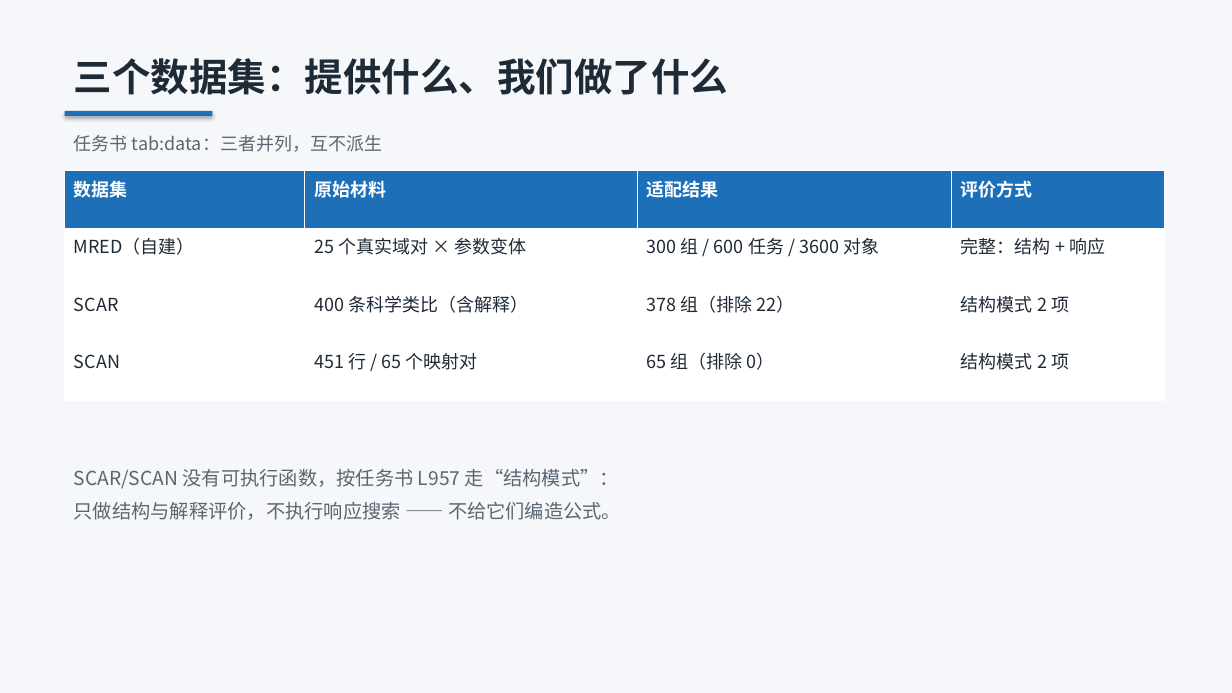
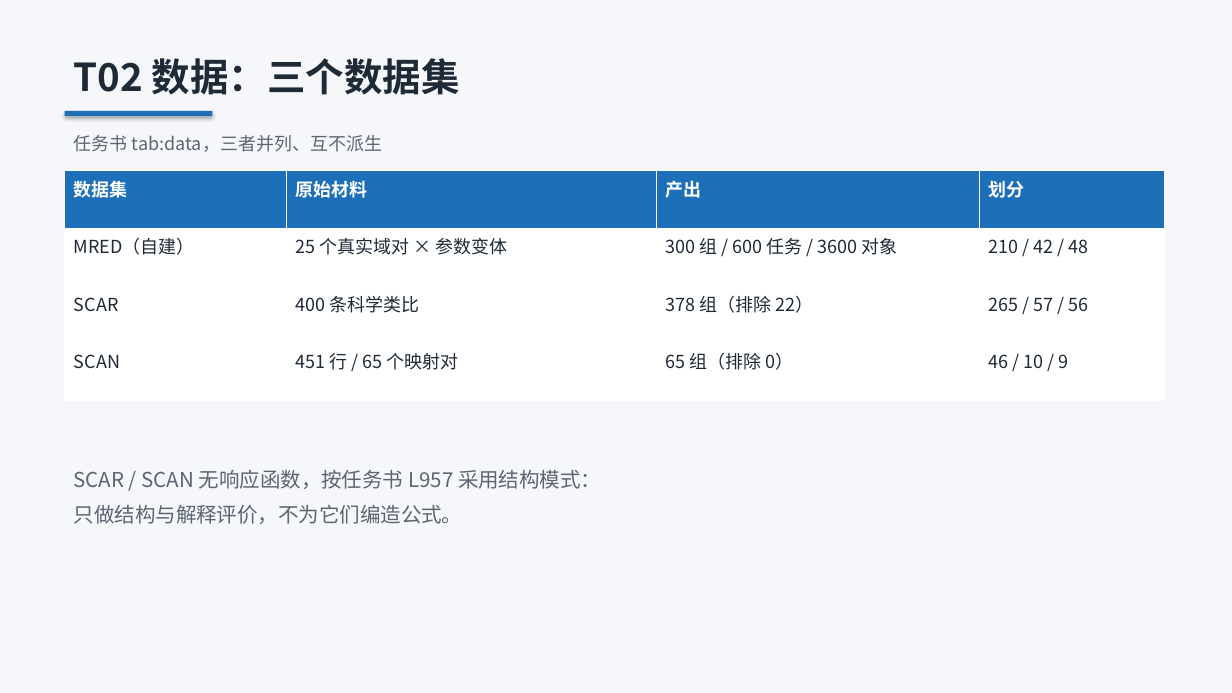
Before and after one commit to laoma9604-design/similar-learning, a slide deck: slide 4 of docs/TopoAdv-A角色工作汇报.pptx (slide 3 before the commit). Drawn at 1232x693 pixels with LibreOffice and Linux fonts; fonts in the diff are those of the drawing. Boxes give left, top, right and bottom in pixels: in the first picture for what was removed or moved away, otherwise in the second. Text is boxed around its words. In the diff, an @@ line names an element or a change of style, - is before the commit and + after.

Commit message:
汇报 PPT 精简为 8 页：只列已完成的工作
删除缺陷复盘、坑、待办、风险提示等章节，只保留做了什么：
  1 封面
  2 工作概览（T01/T02/T06 完成，T05、T11-T14 未完成）
  3 T01 统一对象与评价协议
  4 T02 三个数据集（组数/任务数/对象数/划分）
  5 T02 配套材料（参考标注/分组清单/结构标注/数据说明）
  6 T06 独立评价器（三数据集判据与满分情况）
  7 验收（五个工具的结果）
  8 收尾

版面检查：8 页 / 0 越界 / 0 重叠。pytest 83 passed。

```diff
--- a/docs/TopoAdv-A角色工作汇报.pptx
+++ b/docs/TopoAdv-A角色工作汇报.pptx
@@ text at <box>74,58,460,95</box>: text changed @@
-三个数据集：提供什么、我们做了什么
+T02 数据：三个数据集
@@ text at <box>74,135,382,152</box>: text changed @@
-任务书 tab:data：三者并列，互不派生
+任务书 tab:data，三者并列、互不派生
@@ table at <box>65,171,1165,400</box> @@
-row 1, column 3: 适配结果
+row 1, column 3: 产出
-row 1, column 4: 评价方式
+row 1, column 4: 划分
-row 2, column 4: 完整：结构 + 响应
+row 2, column 4: 210 / 42 / 48
-row 3, column 2: 400 条科学类比（含解释）
+row 3, column 2: 400 条科学类比
-row 3, column 4: 结构模式 2 项
+row 3, column 4: 265 / 57 / 56
-row 4, column 4: 结构模式 2 项
+row 4, column 4: 46 / 10 / 9
@@ text at <box>74,470,601,524</box>: text changed; size 15 to 16 pt @@
-SCAR/SCAN 没有可执行函数，按任务书 L957 走“结构模式”：
-只做结构与解释评价，不执行响应搜索 —— 不给它们编造公式。
+SCAR / SCAN 无响应函数，按任务书 L957 采用结构模式：
+只做结构与解释评价，不为它们编造公式。
```
Also in this commit, not shown: 4 other slides changed, 3 slides added, 7 slides removed, 1 other file.
